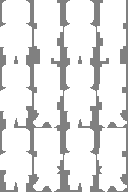
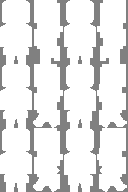
The second 128px x 192px image is a revision of the first. Changes to its layers:
renamed "Group 4 copy 5" to "frontview copy", painted on it over [0, 106, 96, 192]
added group "frontview" with 21 layers above "backview" over [0, 106, 32, 192]
renamed "clean" to "2", moved it into group "frontview" over [0, 106, 32, 128]
painted on "rigtharm" (2nd of 3, in "frontview" › "2") over [26, 106, 32, 110]
painted on "rightleg" (2nd of 6, in "frontview" › "2") over [16, 118, 26, 128]
renamed "clean copy" to "3", moved it into group "frontview" over [0, 170, 32, 192]
painted on "leftarm" (3rd of 6, in "frontview" › "3") over [0, 170, 6, 174]
painted on "leftleg" (3rd of 6, in "frontview" › "3") over [6, 182, 16, 192]
added group "backview" with 21 layers above "leftview" over [64, 106, 96, 192]
renamed "Group 4 copy" to "2", moved it into group "backview" over [64, 106, 96, 128]
painted on "rightarm" (2nd of 3, in "backview" › "2") over [90, 106, 96, 111]
painted on "rightleg" (5th of 6, in "backview" › "2") over [81, 122, 90, 128]
renamed "Group 4 copy 2" to "3", moved it into group "backview" over [64, 153, 96, 192]
painted on "leftarm" (6th of 6, in "backview" › "3") over [64, 153, 70, 175]
painted on "leftleg" (6th of 6, in "backview" › "3") over [67, 170, 82, 192]
